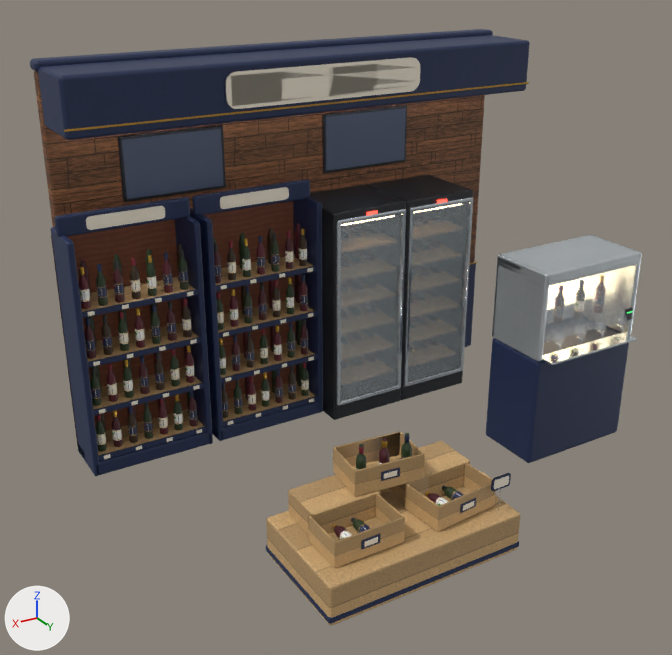
The FBX model unity/CheckoutSimulator/Assets/Art/Interior/Models/Tiers/sector-adega_T3.fbx, before and after one commit.
The view is the same before and after, from a 50 mm camera at (3.63, 5.23, 3.92) aimed at (0.38, -0.19, 1.21). The axes (+X, +Y, +Z) are drawn at lower left. The lights are the same throughout. The picture after the commit comes second.

Before the edit, the objects in view are built like this:
```python
ob_body = bpy.data.objects.new('Body', me_sector_adega_t3_body_001)
ob_body.location = (0.0, 0.0, 0.0)
```
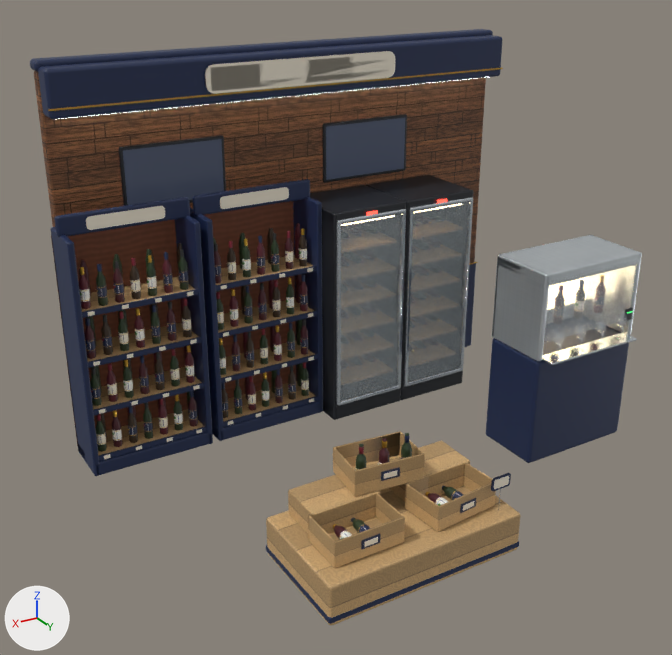
The edits, one by one:
me_sector_adega_t3_body_001 is used by ob_body; location (0.0, 0.0, 0.0).
me_sector_adega_t3_body_001 had 11376 vertices, 11172 faces and spanned x -2.02..2.06, y -1.63..1.36, z 0.0..3.08.
me_sector_adega_t3_body_001 now has 11352 vertices, 11146 faces and spans x -2.02..2.06, y -1.63..1.36, z 0.0..3.08.
me_sector_adega_t3_body_001 part 1: the loose piece of 4 vertices spanning x -0.8..0.8, y -0.93, z 2.75..2.96 is deleted.
me_sector_adega_t3_body_001 part 2: 336 vertices moved from x -2.01..2.01, y -1.58..-0.93, z 2.0..3.04 to x -2.01..2.01, y -1.58..-1.28, z 1.92..3.04; 4 vertices added at x -0.8..0.8, y -1.28, z 2.8..2.97.
me_sector_adega_t3_body_001 part 3: 100 kept faces spanning x -2.0..2.0, y -1.51..-1.28, z 2.7..3.04 get new texture (UV) coordinates.
Other edits to the shape of me_sector_adega_t3_body_001 do not show in these pictures.

Location of each change, (x1, y1, x2, y2) in pixels of the pictures (672 x 655 px; the box of a moved part takes in the faces that stretch with it):
part 1 of me_sector_adega_t3_body_001, deleted: before (231, 61, 416, 106)
part 2 of me_sector_adega_t3_body_001, moved or reshaped: before (38, 35, 529, 202); after (38, 35, 503, 206)
part 3 of me_sector_adega_t3_body_001, surface changed: before (42, 40, 530, 140); after (42, 36, 502, 119)
